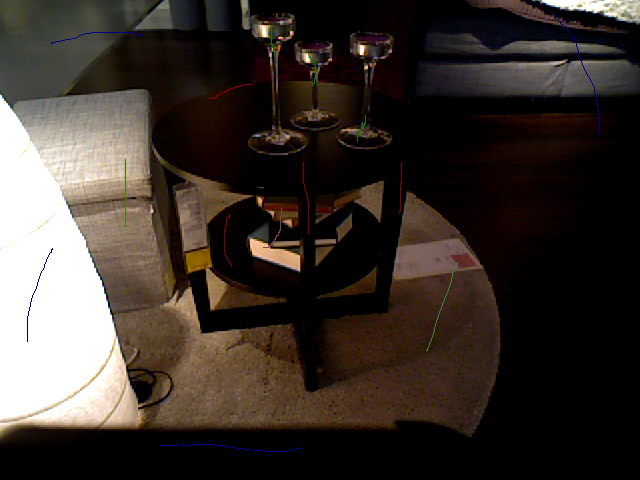
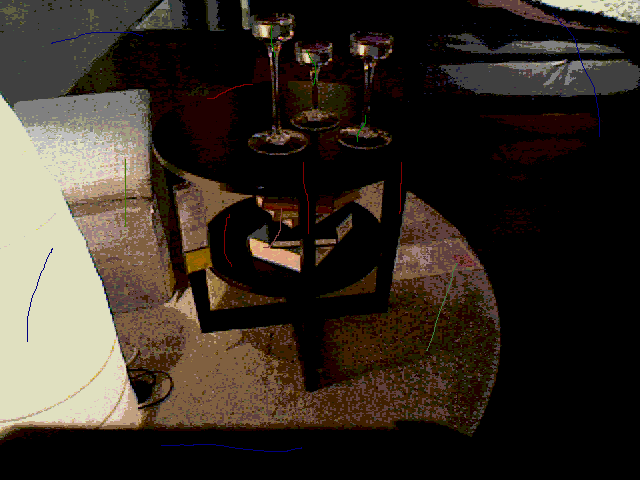
The second 640×480 image is a revision of the first. Changes to its layers:
painted on "33.png" over [0,0,640,450]
